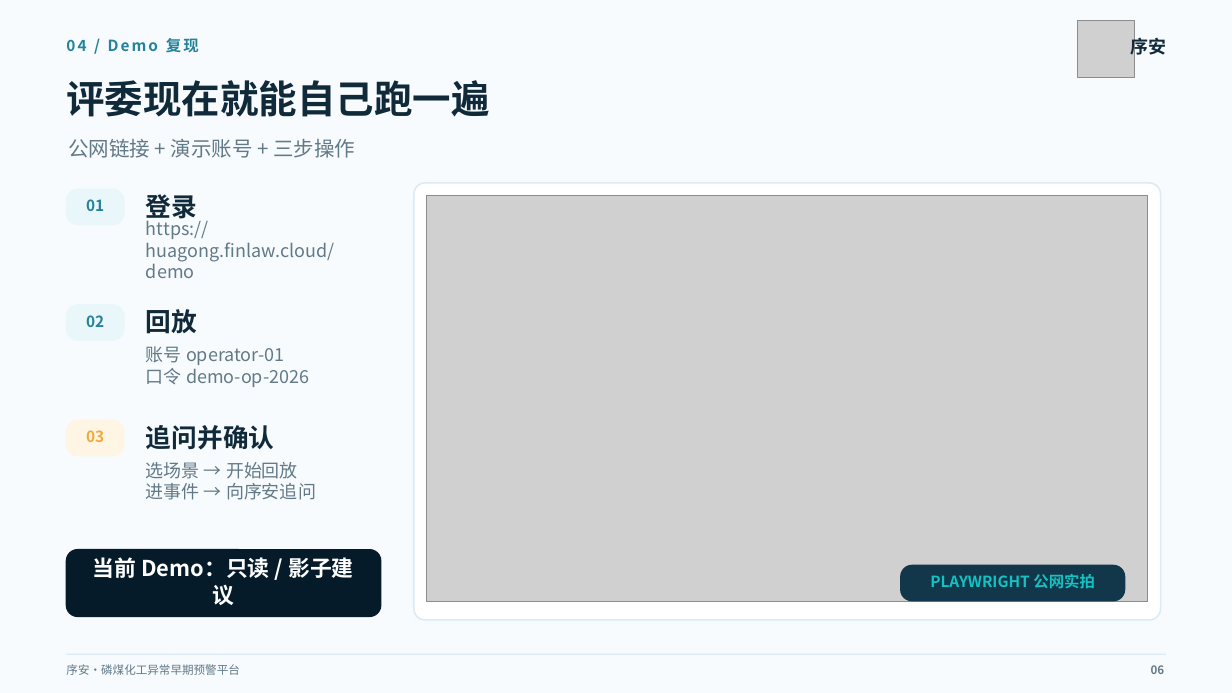
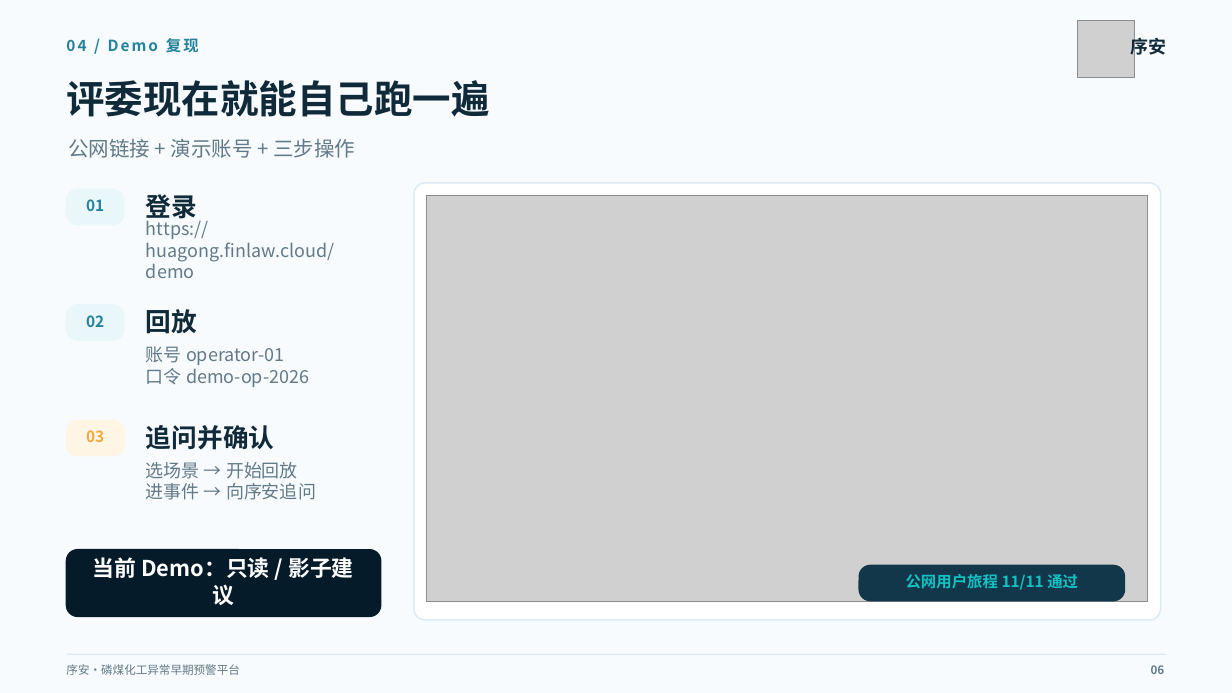
Before and after one commit to Xaiver03/process-copilot, a slide deck: slide 6 of 04_交付成品/序安_磷煤化工异常早期预警平台_黑客松路演_v14_ZH_REVIEW.pptx. Drawn at 1232x693 pixels with LibreOffice and Linux fonts; fonts in the diff are those of the drawing; grey boxes stand for pictures. Boxes give left, top, right and bottom in pixels: in the first picture for what was removed or moved away, otherwise in the second. Text is boxed around its words. In the diff, an @@ line names an element or a change of style, - is before the commit and + after.

Commit message:
docs(pitch): 补充公网用户旅程11项证据

```diff
--- a/04_交付成品/序安_磷煤化工异常早期预警平台_黑客松路演_v14_ZH_REVIEW.pptx
+++ b/04_交付成品/序安_磷煤化工异常早期预警平台_黑客松路演_v14_ZH_REVIEW.pptx
@@ rounded rectangle resized from (x1=901, y1=566, x2=1125, y2=601) to (x1=860, y1=566, x2=1125, y2=601) @@
@@ text at (x1=906, y1=574, x2=1078, y2=590): text changed @@
-PLAYWRIGHT 公网实拍
+公网用户旅程 11/11 通过
```
Also in this commit, not shown: 1 other slide changed, 5 other files.
